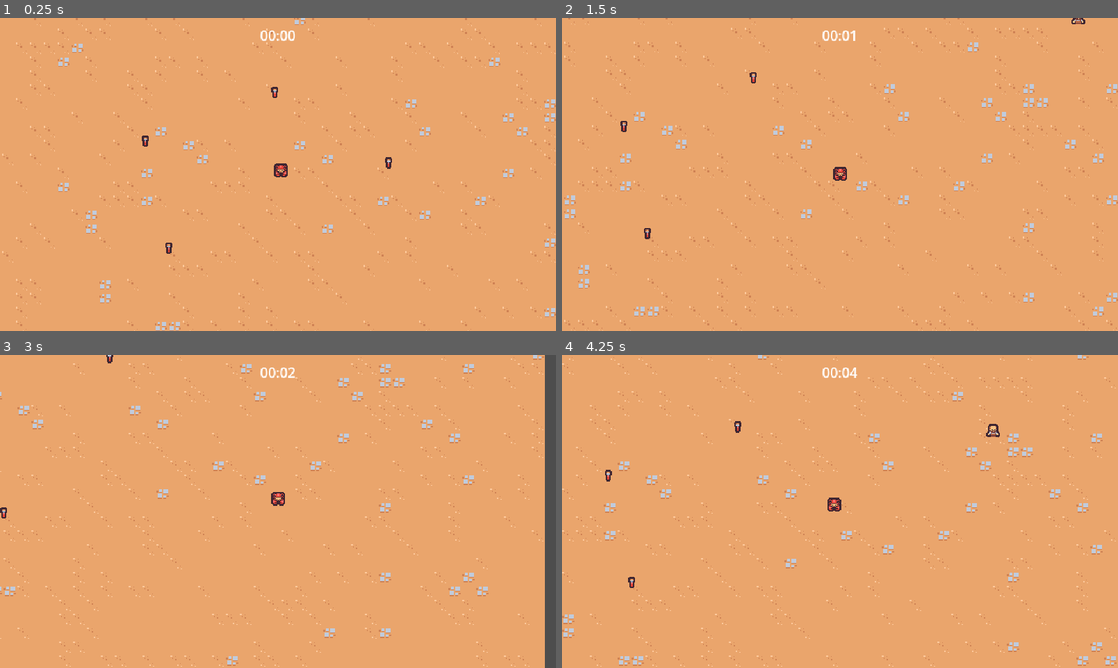
Above: before the commit, frames 1-4 (two rows, left to right).
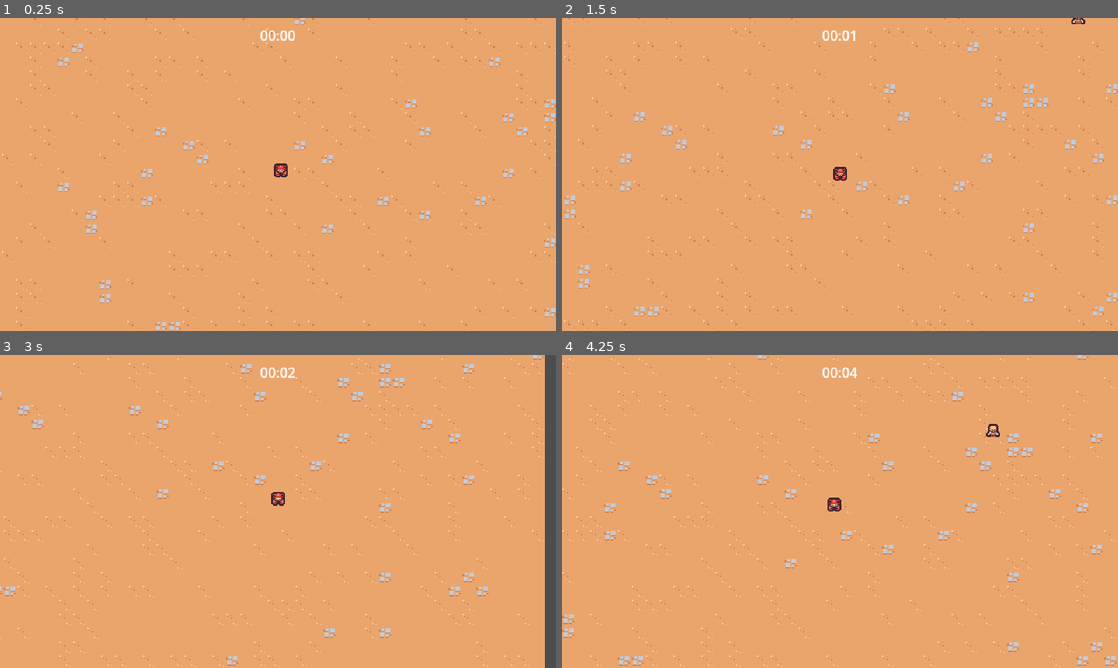
Above: after the commit, the same moments.

Repository: Dommss/2DSurvivorsCourse
Game: Godot game, scene res://scenes/main/main.tscn
Same seed, same stepped clock (60 frames per second), same inputs: the game is played once before the commit and once after it.
Inputs:
- Up to frame 1 (0.25 s): no input
- Up to frame 2 (1.5 s): hold D (move_right) 0.53-1.28 s; hold S (move_down) from 1.28 s (still down)
- Up to frame 3 (3 s): release S (move_down) at 2.03 s; hold D (move_right) 2.03-2.78 s; hold W (move_up) from 2.78 s (still down)
- Up to frame 4 (4.25 s): release W (move_up) at 3.53 s; hold A (move_left) from 3.53 s (still down)

The runs differ from the first frame. In frame 1, 0.1% of the frame differs, in the area x 25-71%, y 22-76%; in frame 2, 0.1%; in frame 3, less than 0.1%; in frame 4, 0.1%.

Commit message:
dropping experience on death + drop change

Diff:
--- /dev/null
+++ b/scenes/components/crab_juice_drop_component.gd
@@ -0,0 +1,24 @@
+extends Node
+
+@export_range(0, 1) var drop_percent: float = .5
+@export var health_component: Node
+@export var crab_juice_scene: PackedScene
+
+func _ready():
+	(health_component as HealthComponent).died.connect(on_died)
+
+
+func on_died():
+	if randf() > drop_percent:
+		return
+
+	if crab_juice_scene == null:
+		return
+
+	if not owner is Node2D:
+		return
+
+	var spawn_position = (owner as Node2D).global_position
+	var crab_juice_instance = crab_juice_scene.instantiate() as Node2D
+	owner.get_parent().add_child(crab_juice_instance)
+	crab_juice_instance.global_position = spawn_position
--- /dev/null
+++ b/scenes/components/crab_juice_drop_component.tscn
@@ -0,0 +1,8 @@
+[gd_scene load_steps=3 format=3 uid="uid://cmyastqia312m"]
+
+[ext_resource type="Script" path="res://scenes/components/crab_juice_drop_component.gd" id="1_8xpdp"]
+[ext_resource type="PackedScene" uid="uid://cywssh3fai2r5" path="res://scenes/game_object/crab_juice_experience/crab_juice_experience.tscn" id="2_2386f"]
+
+[node name="CrabJuiceDropComponent" type="Node"]
+script = ExtResource("1_8xpdp")
+crab_juice_scene = ExtResource("2_2386f")
--- /dev/null
+++ b/scenes/components/health_component.gd
@@ -0,0 +1,22 @@
+extends Node
+class_name HealthComponent
+
+signal died
+
+@export var max_health: float = 10
+var current_health
+
+
+func _ready():
+	current_health = max_health
+
+
+
+func damage(damage_amount: float):
+	current_health = max(current_health - damage_amount, 0)
+	Callable(check_death).call_deferred()
+
+func check_death():
+	if current_health == 0:
+		died.emit()
+		owner.queue_free()
--- /dev/null
+++ b/scenes/components/health_component.tscn
@@ -0,0 +1,6 @@
+[gd_scene load_steps=2 format=3 uid="uid://cc5ssq4mv10iw"]
+
+[ext_resource type="Script" path="res://scenes/components/health_component.gd" id="1_ccedx"]
+
+[node name="HealthComponent" type="Node"]
+script = ExtResource("1_ccedx")
--- a/scenes/game_object/basic_enemy/basic_enemy.gd
+++ b/scenes/game_object/basic_enemy/basic_enemy.gd
@@ -1,6 +1,8 @@
 extends CharacterBody2D
 
 const MAX_SPEED = 40
+
+@onready var health_component: HealthComponent = $HealthComponent
 
 # Called when the node enters the scene tree for the first time.
 func _ready():
@@ -22,4 +24,4 @@
 
 
 func on_area_entered(other_area: Area2D):
-	queue_free()
+	health_component.damage(100)
--- a/scenes/game_object/basic_enemy/basic_enemy.tscn
+++ b/scenes/game_object/basic_enemy/basic_enemy.tscn
@@ -1,7 +1,9 @@
-[gd_scene load_steps=5 format=3 uid="uid://bxrctd0t8c87u"]
+[gd_scene load_steps=7 format=3 uid="uid://bxrctd0t8c87u"]
 
 [ext_resource type="Script" path="res://scenes/game_object/basic_enemy/basic_enemy.gd" id="1_4ohv3"]
 [ext_resource type="Texture2D" uid="uid://c0ncfcv3wbgi7" path="res://scenes/game_object/basic_enemy/basic_enemy.png" id="2_7dm06"]
+[ext_resource type="PackedScene" uid="uid://cc5ssq4mv10iw" path="res://scenes/components/health_component.tscn" id="2_kwt2o"]
+[ext_resource type="PackedScene" uid="uid://cmyastqia312m" path="res://scenes/components/crab_juice_drop_component.tscn" id="3_8cj46"]
 
 [sub_resource type="CircleShape2D" id="CircleShape2D_6oxqh"]
 
@@ -13,6 +15,11 @@
 collision_mask = 9
 motion_mode = 1
 script = ExtResource("1_4ohv3")
+
+[node name="HealthComponent" parent="." instance=ExtResource("2_kwt2o")]
+
+[node name="CrabJuiceDropComponent" parent="." node_paths=PackedStringArray("health_component") instance=ExtResource("3_8cj46")]
+health_component = NodePath("../HealthComponent")
 
 [node name="Area2D" type="Area2D" parent="."]
 collision_layer = 0
--- a/scenes/main/main.tscn
+++ b/scenes/main/main.tscn
@@ -7,7 +7,6 @@
 [ext_resource type="PackedScene" uid="uid://dmvi8u22dibgq" path="res://scenes/game_object/game_camera/game_camera.tscn" id="1_y277b"]
 [ext_resource type="PackedScene" uid="uid://ce645uha2708h" path="res://scenes/manager/arena_time_manager.tscn" id="2_v3yhp"]
 [ext_resource type="PackedScene" uid="uid://7ahx8txjwomt" path="res://scenes/manager/experience_manager.tscn" id="3_xwji7"]
-[ext_resource type="PackedScene" uid="uid://cywssh3fai2r5" path="res://scenes/game_object/crab_juice_experience/crab_juice_experience.tscn" id="7_68j0b"]
 
 [node name="Main" type="Node"]
 
@@ -29,15 +28,3 @@
 
 [node name="Player" parent="." instance=ExtResource("1_gdhny")]
 position = Vector2(498, 397)
-
-[node name="CrabJuiceExperience" parent="." instance=ExtResource("7_68j0b")]
-position = Vector2(369, 485)
-
-[node name="CrabJuiceExperience2" parent="." instance=ExtResource("7_68j0b")]
-position = Vector2(342, 362)
-
-[node name="CrabJuiceExperience3" parent="." instance=ExtResource("7_68j0b")]
-position = Vector2(491, 306)
-
-[node name="CrabJuiceExperience4" parent="." instance=ExtResource("7_68j0b")]
-position = Vector2(622, 387)
Not shown: 1 places in scenes/main/main.tscn that only renumber resources
